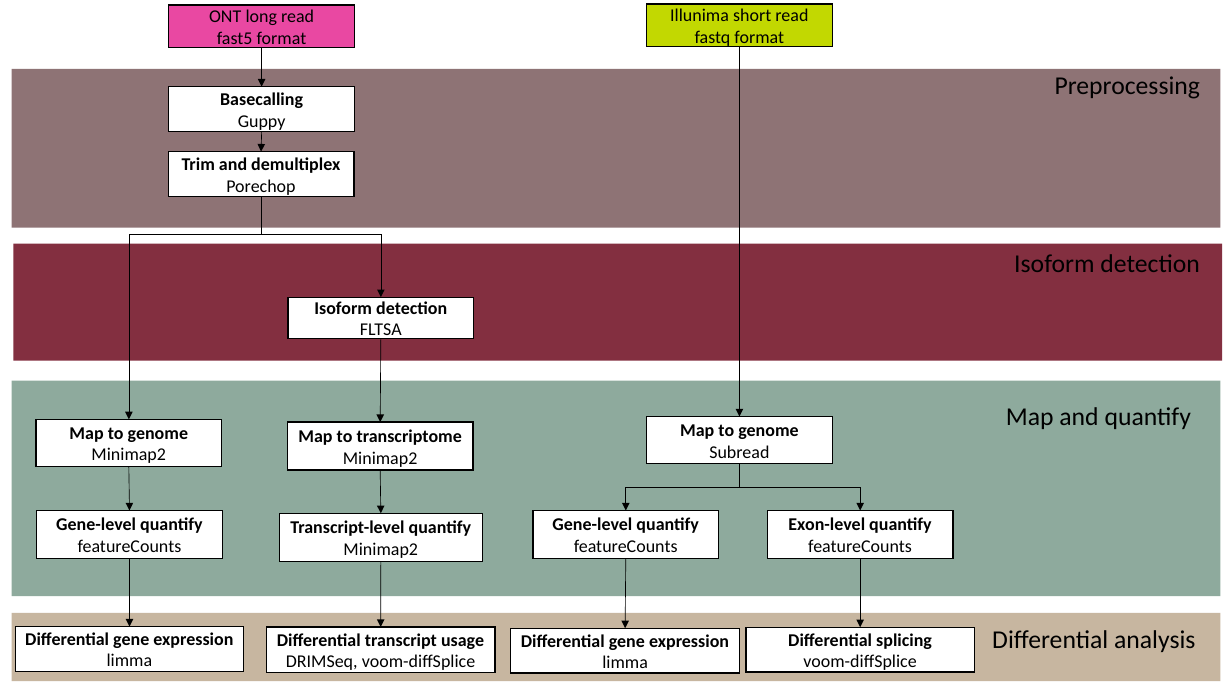
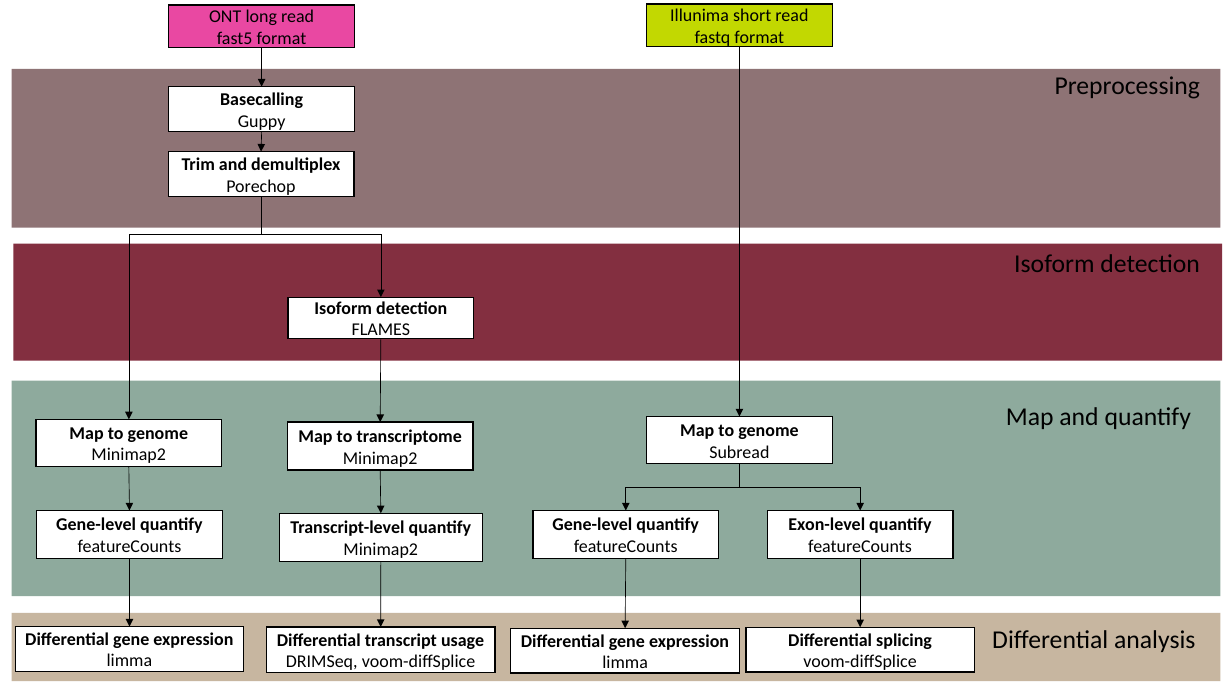
Before and after one commit to XueyiDong/LongReadRNA, a slide deck: slide 2 of figs/plot1.pptx. Drawn at 1232x693 pixels with LibreOffice and Linux fonts; fonts in the diff are those of the drawing. Boxes give left, top, right and bottom in pixels: in the first picture for what was removed or moved away, otherwise in the second. Text is boxed around its words. In the diff, an @@ line names an element or a change of style, - is before the commit and + after.

```diff
--- a/figs/plot1.pptx
+++ b/figs/plot1.pptx
@@ text in rectangle at box(352, 323, 410, 341): text changed @@
-FLTSA
+FLAMES
```
Also in this commit, not shown: 6 other files.
